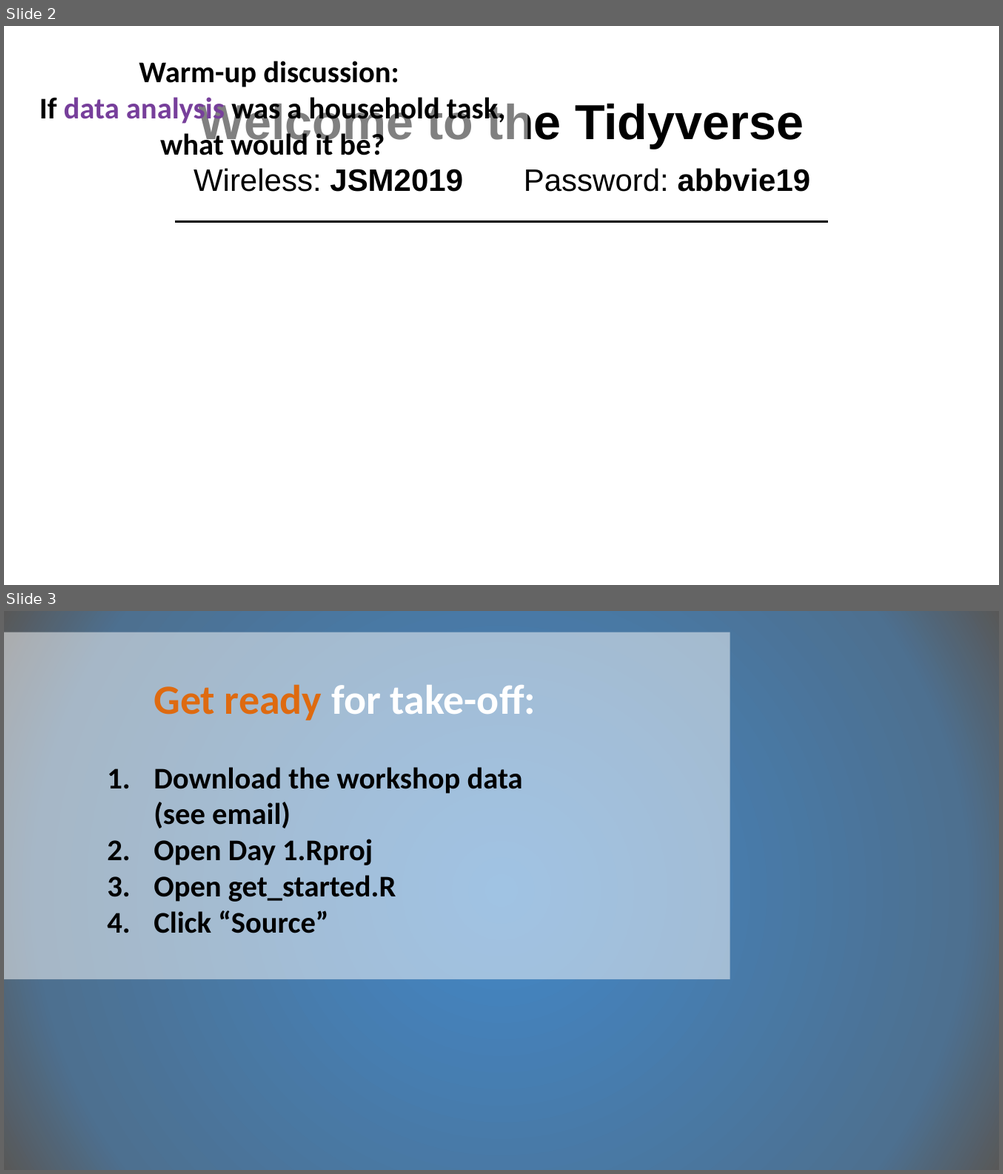
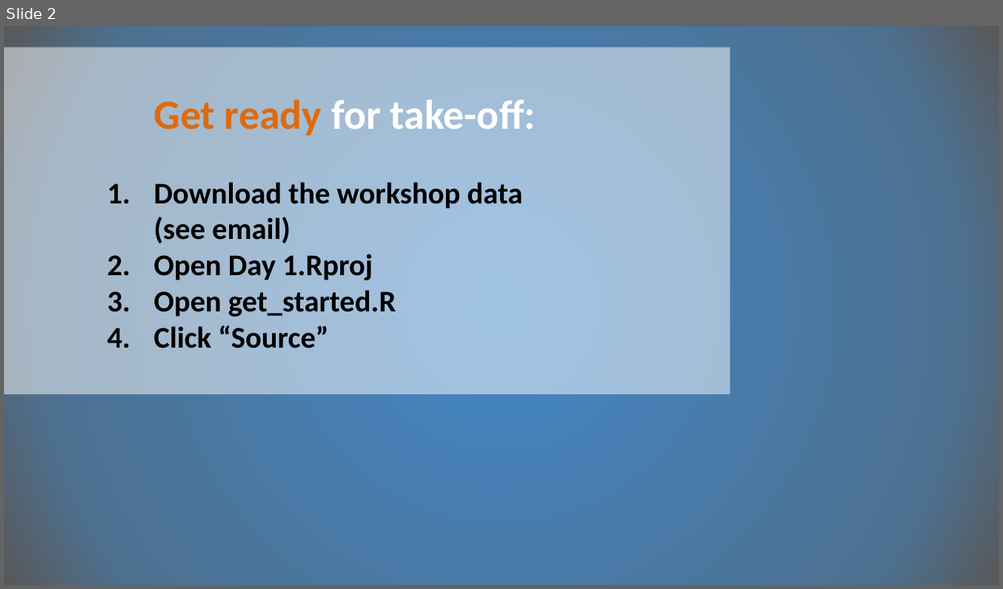
Before and after one commit to LukasWallrich/bbk_bbs_R_workshop, a slide deck: Slides/00-Preclass-loop.pptx. Shown one above the other, each under a label of ours: slides 2 and 3 before the commit, slide 2 after it. The pictures are 1003x1174 and 1003x589 pixels, drawn with LibreOffice and Linux fonts; fonts in the diff are those of the drawing; background and template pictures are left out. Boxes give left, top, right and bottom in pixels: in the first picture for what was removed or moved away, otherwise in the second. Text is boxed around its words. In the diff, an @@ line names an element or a change of style, - is before the commit and + after.

```diff
--- a/Slides/00-Preclass-loop.pptx
+++ b/Slides/00-Preclass-loop.pptx
@@ slide 2 removed at (4,26,999,585), background picture (left out) @@
@@ text removed at (40,61,506,156) @@
-Warm-up discussion:
-If data analysis was a household task, what would it be?
@@ text removed at (199,100,803,148) @@
-Welcome to the Tidyverse
@@ text removed at (193,168,811,192) @@
-Wireless: JSM2019 Password: abbvie19
@@ line removed from (175, 222) to (828, 222) @@
@@ what was slide 3 is now slide 2 @@
```
Also in this commit, not shown: 3 other files.
